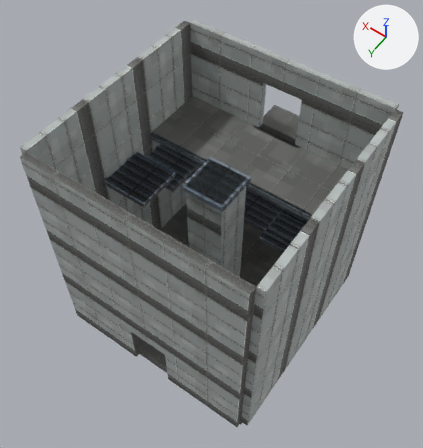
Renders of the glTF model godot/content/shells/shell_tower_spiral.glb from each side of a commit.
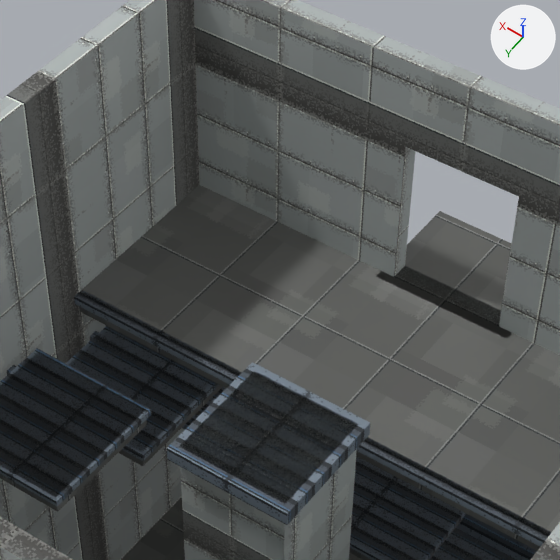
Each version appears first whole from a 50 mm camera at (-11.3, 10.24, 32.34) aimed at (0.44, -6.2, 6.51), and next in a close-up on the part from 29% to 75% of the width and 7% to 50% of the height. Every picture has the same lights, and +X, +Y and +Z are marked at upper right. The last two pictures show the newer version. Objects named as collision shapes, trigger or cutter boxes, shadow casters or lower levels of detail are left out. Vertices at exactly the same position are counted once.

Before the edit, the objects in view are built like this:
```python
ob_shell_tower_spiral = bpy.data.objects.new('shell_tower_spiral', me_shell_tower_spiral)
ob_shell_tower_spiral.location = (0.0, 0.0, 0.0)
# me_shell_tower_spiral
# before: 392 (6.0, -12.0, 8.5), 393 (6.0, -12.0, 9.0) at pixel (199, 184), 394 (6.0, -8.0, 8.5) at pixel (79, 311), 395 (6.0, -8.0, 9.0) at pixel (77, 293), 400 (6.0, -8.12, 8.8)
# before: 401 (6.0, -8.12, 9.0) at pixel (81, 289), 402 (6.0, -7.88, 8.8) at pixel (74, 303), 403 (6.0, -7.88, 9.0) at pixel (74, 296)
```
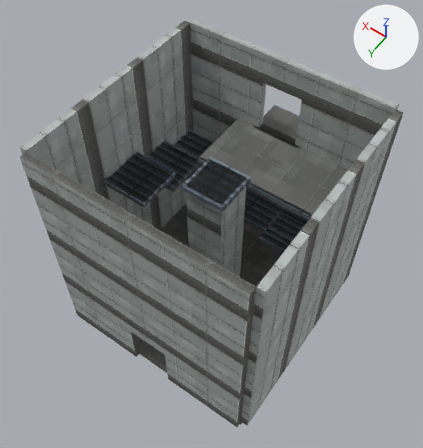
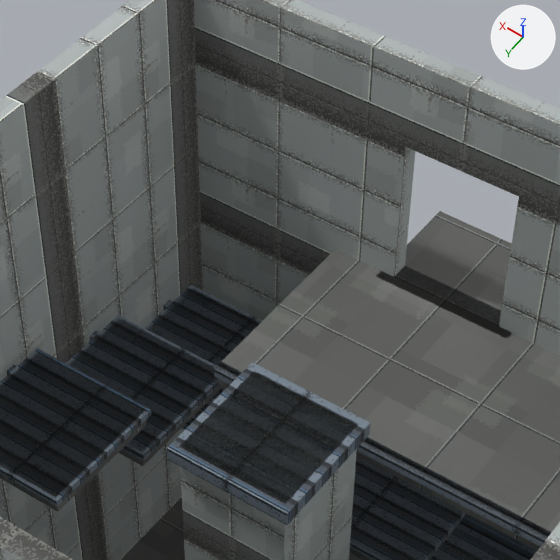
Location of each change, [x1, y1, x2, y2] in pixels of the close-ups (560 x 560 px; the box of a moved part takes in the faces that stretch with it):
part 1 of me_shell_tower_spiral, moved or reshaped
    before: [74, 185, 560, 551]
    after: [214, 249, 560, 551]

What the commit changed:
me_shell_tower_spiral has 412 vertices, 636 faces and spans x -6.4..6.4, y -14.2..0.4, z -0.5..14.0.
me_shell_tower_spiral is used by ob_shell_tower_spiral; location (0.0, 0.0, 0.0).
Part 1, on me_shell_tower_spiral:
Vertices 392 to 395, 400 to 403 of me_shell_tower_spiral move by (-3.4, 0.0, 0.0).
